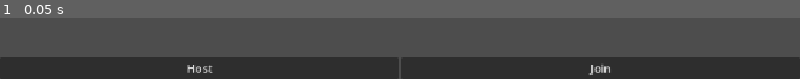
Above: before the commit, frame 1.
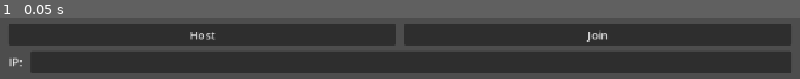
Above: after the commit, the same moment.

Repository: aspen-otr/clueheads
Game: Godot game, scene res://networking/game.tscn
Same seed, same stepped clock (60 frames per second), same inputs: the game is played once before the commit and once after it.
Inputs:
- Up to frame 1 (0.05 s): no input

The runs differ from the first frame. In frame 1, 54% of the frame differs, in the area x 0-100%, y 9-100%.

Commit message:
networking 2
custom address ui

Diff:
--- a/networking/game.tscn
+++ b/networking/game.tscn
@@ -2,9 +2,24 @@
 
 [ext_resource type="Script" uid="uid://cwl7fweku441o" path="res://networking/host_join_debug.gd" id="1_xvjfa"]
 
+[sub_resource type="StyleBoxFlat" id="StyleBoxFlat_xvjfa"]
+content_margin_left = 4.0
+content_margin_top = 4.0
+content_margin_right = 4.0
+content_margin_bottom = 4.0
+bg_color = Color(0.1, 0.1, 0.1, 0.6)
+border_color = Color(0, 0, 0, 0.6)
+corner_radius_top_left = 3
+corner_radius_top_right = 3
+corner_radius_bottom_right = 3
+corner_radius_bottom_left = 3
+corner_detail = 5
+
 [node name="Game" type="Node2D" unique_id=2063469141]
 
-[node name="Control" type="Control" parent="." unique_id=886459192 node_paths=PackedStringArray("return_text")]
+[node name="CanvasLayer" type="CanvasLayer" parent="." unique_id=553049263]
+
+[node name="Control" type="Control" parent="CanvasLayer" unique_id=886459192 node_paths=PackedStringArray("return_text", "text_box")]
 layout_mode = 3
 anchors_preset = 15
 anchor_right = 1.0
@@ -14,31 +29,60 @@
 size_flags_horizontal = 4
 size_flags_vertical = 4
 script = ExtResource("1_xvjfa")
-return_text = NodePath("VBoxContainer/ReturnText")
+return_text = NodePath("MarginContainer/VBoxContainer/ReturnText")
+text_box = NodePath("MarginContainer/VBoxContainer/HBoxContainer2/TextBox")
 
-[node name="VBoxContainer" type="VBoxContainer" parent="Control" unique_id=1391966298]
-layout_mode = 0
-offset_right = 1152.0
-offset_bottom = 648.0
+[node name="MarginContainer" type="MarginContainer" parent="CanvasLayer/Control" unique_id=450040629]
+layout_mode = 1
+anchors_preset = 15
+anchor_right = 1.0
+anchor_bottom = 1.0
+grow_horizontal = 2
+grow_vertical = 2
+theme_override_constants/margin_left = 12
+theme_override_constants/margin_top = 8
+theme_override_constants/margin_right = 12
+theme_override_constants/margin_bottom = 8
+
+[node name="VBoxContainer" type="VBoxContainer" parent="CanvasLayer/Control/MarginContainer" unique_id=1391966298]
+layout_mode = 2
+theme_override_constants/separation = 8
 metadata/_edit_use_anchors_ = true
 
-[node name="ReturnText" type="Label" parent="Control/VBoxContainer" unique_id=1716217423]
+[node name="ReturnText" type="Label" parent="CanvasLayer/Control/MarginContainer/VBoxContainer" unique_id=1716217423]
 layout_mode = 2
 size_flags_vertical = 3
 
-[node name="HBoxContainer" type="HBoxContainer" parent="Control/VBoxContainer" unique_id=1714206368]
+[node name="HBoxContainer" type="HBoxContainer" parent="CanvasLayer/Control/MarginContainer/VBoxContainer" unique_id=1714206368]
 layout_mode = 2
+theme_override_constants/separation = 12
 
-[node name="HostButton" type="Button" parent="Control/VBoxContainer/HBoxContainer" unique_id=1599804964]
+[node name="HostButton" type="Button" parent="CanvasLayer/Control/MarginContainer/VBoxContainer/HBoxContainer" unique_id=1599804964]
 layout_mode = 2
 size_flags_horizontal = 3
 text = "Host"
 
-[node name="JoinButton" type="Button" parent="Control/VBoxContainer/HBoxContainer" unique_id=1660717435]
+[node name="JoinButton" type="Button" parent="CanvasLayer/Control/MarginContainer/VBoxContainer/HBoxContainer" unique_id=1660717435]
 layout_mode = 2
 size_flags_horizontal = 3
 text = "Join
 "
 
-[connection signal="pressed" from="Control/VBoxContainer/HBoxContainer/HostButton" to="Control" method="_on_host_button_pressed"]
-[connection signal="pressed" from="Control/VBoxContainer/HBoxContainer/JoinButton" to="Control" method="_on_join_button_pressed"]
+[node name="HBoxContainer2" type="HBoxContainer" parent="CanvasLayer/Control/MarginContainer/VBoxContainer" unique_id=208843521]
+layout_mode = 2
+theme_override_constants/separation = 12
+
+[node name="Label" type="Label" parent="CanvasLayer/Control/MarginContainer/VBoxContainer/HBoxContainer2" unique_id=1252782422]
+layout_mode = 2
+text = "IP:"
+
+[node name="TextBox" type="TextEdit" parent="CanvasLayer/Control/MarginContainer/VBoxContainer/HBoxContainer2" unique_id=1643284693]
+custom_minimum_size = Vector2(0, 32)
+layout_mode = 2
+size_flags_horizontal = 3
+theme_override_font_sizes/font_size = 16
+theme_override_styles/normal = SubResource("StyleBoxFlat_xvjfa")
+
+[connection signal="pressed" from="CanvasLayer/Control/MarginContainer/VBoxContainer/HBoxContainer/HostButton" to="CanvasLayer/Control" method="_on_host_button_pressed"]
+[connection signal="pressed" from="CanvasLayer/Control/MarginContainer/VBoxContainer/HBoxContainer/JoinButton" to="CanvasLayer/Control" method="_on_join_button_pressed"]
+[connection signal="text_set" from="CanvasLayer/Control/MarginContainer/VBoxContainer/HBoxContainer2/TextBox" to="CanvasLayer/Control" method="on_text_edit_text_set"]
--- a/networking/host_join_debug.gd
+++ b/networking/host_join_debug.gd
@@ -1,6 +1,7 @@
 extends Node
 
 @export var return_text: Label
+@export var text_box: TextEdit
 
 func _ready() -> void:
 	Lobby.player_connected.connect(on_player_connect)
@@ -15,7 +16,7 @@
 	update_label("Server created")
 
 func _on_join_button_pressed() -> void:
-	var error = Lobby.join_game()
+	var error = Lobby.join_game(text_box.text)
 	if error:
 		print(error)
 		return
